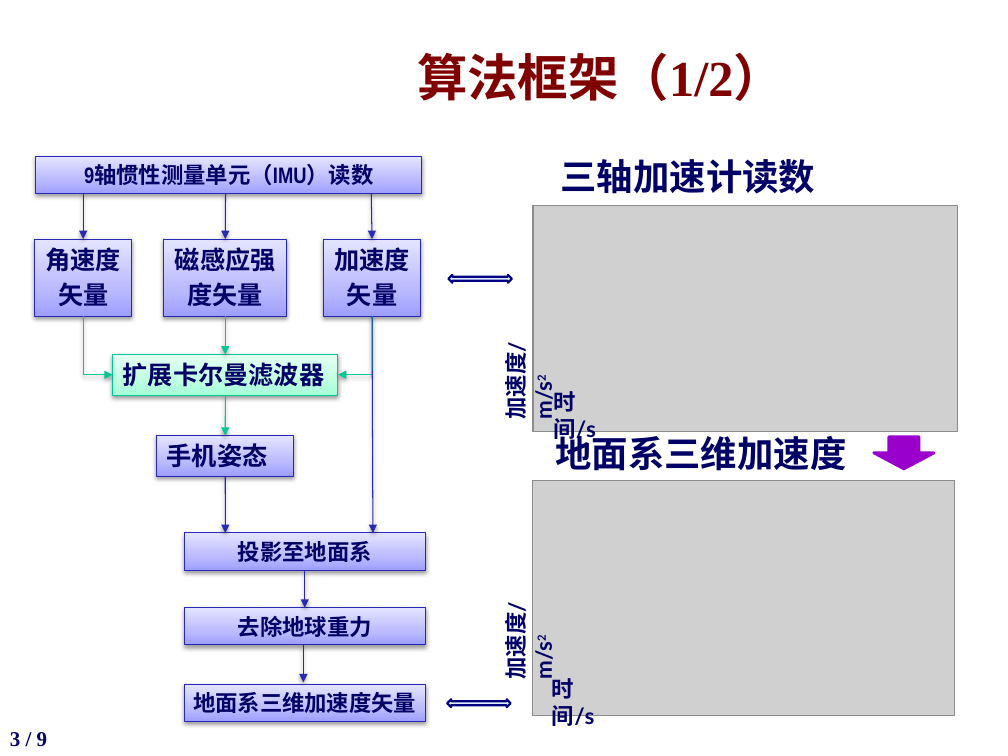
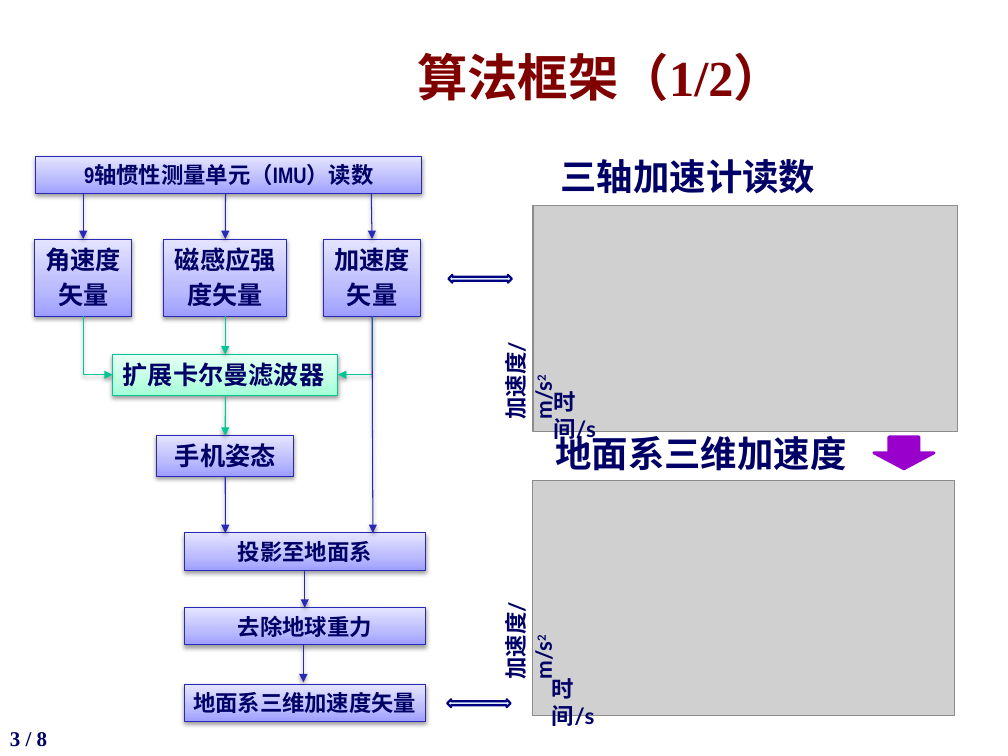
Before and after one commit to potato1996/FinalYearProject, a slide deck: slide 3 of slides/答辩ppt-杜大有1300012870.pptx. Drawn at 1008x756 pixels with LibreOffice and Linux fonts; fonts in the diff are those of the drawing; grey boxes stand for pictures; background and template pictures are left out. Boxes give left, top, right and bottom in pixels: in the first picture for what was removed or moved away, otherwise in the second. Text is boxed around its words. In the diff, an @@ line names an element or a change of style, - is before the commit and + after.

```diff
--- a/slides/答辩ppt-杜大有1300012870.pptx
+++ b/slides/答辩ppt-杜大有1300012870.pptx
@@ rectangle "手机姿态" at (x1=156, y1=435, x2=293, y2=476): alignment left to centre @@
@@ page number at (x1=10, y1=732, x2=47, y2=747): text changed @@
-3 / 9
+3 / 8
```
Also in this commit, not shown: 3 other slides changed.
